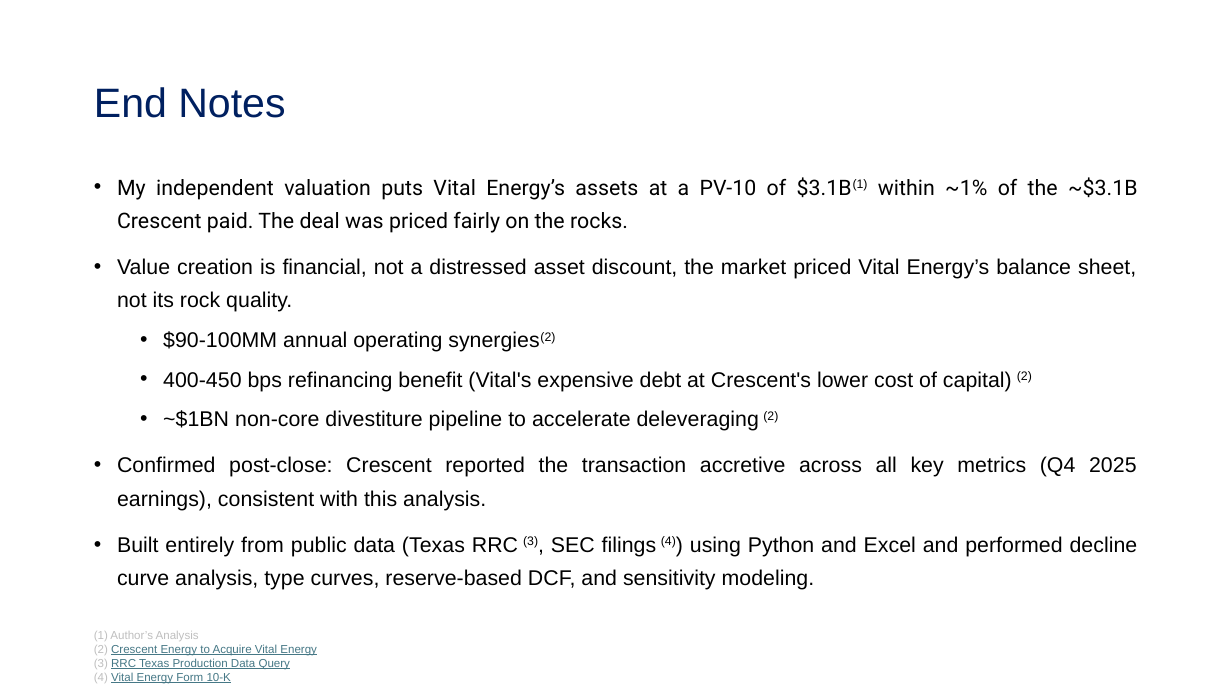
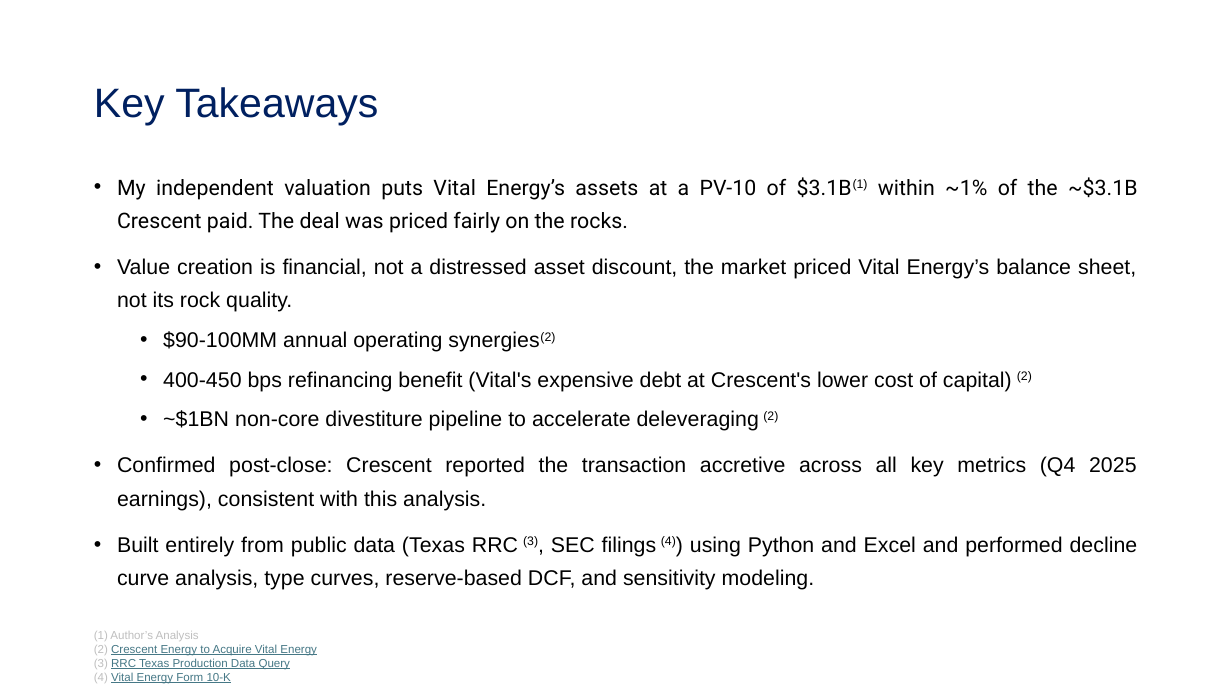
Before and after one commit to Vandan-03/Indpendent-Study, a slide deck: slide 5 of Presentation/Independent Asset Valuation Study.pptx. Drawn at 1232x693 pixels with LibreOffice and Linux fonts; fonts in the diff are those of the drawing. Boxes give left, top, right and bottom in pixels: in the first picture for what was removed or moved away, otherwise in the second. Text is boxed around its words. In the diff, an @@ line names an element or a change of style, - is before the commit and + after.

Commit message:
PPT

```diff
--- a/Presentation/Independent Asset Valuation Study.pptx
+++ b/Presentation/Independent Asset Valuation Study.pptx
@@ title at (94, 87, 378, 125): text changed @@
-End Notes
+Key Takeaways
```
Also in this commit, not shown: 1 other slide changed.
